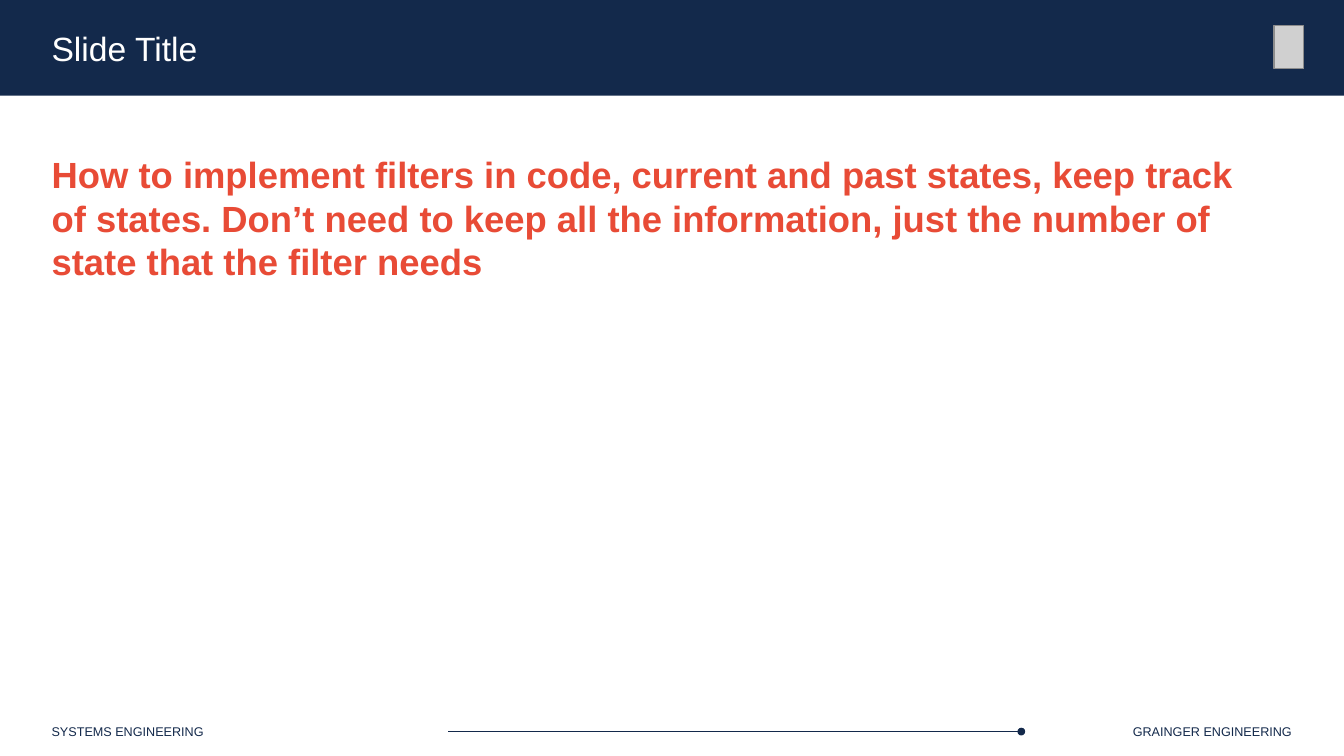
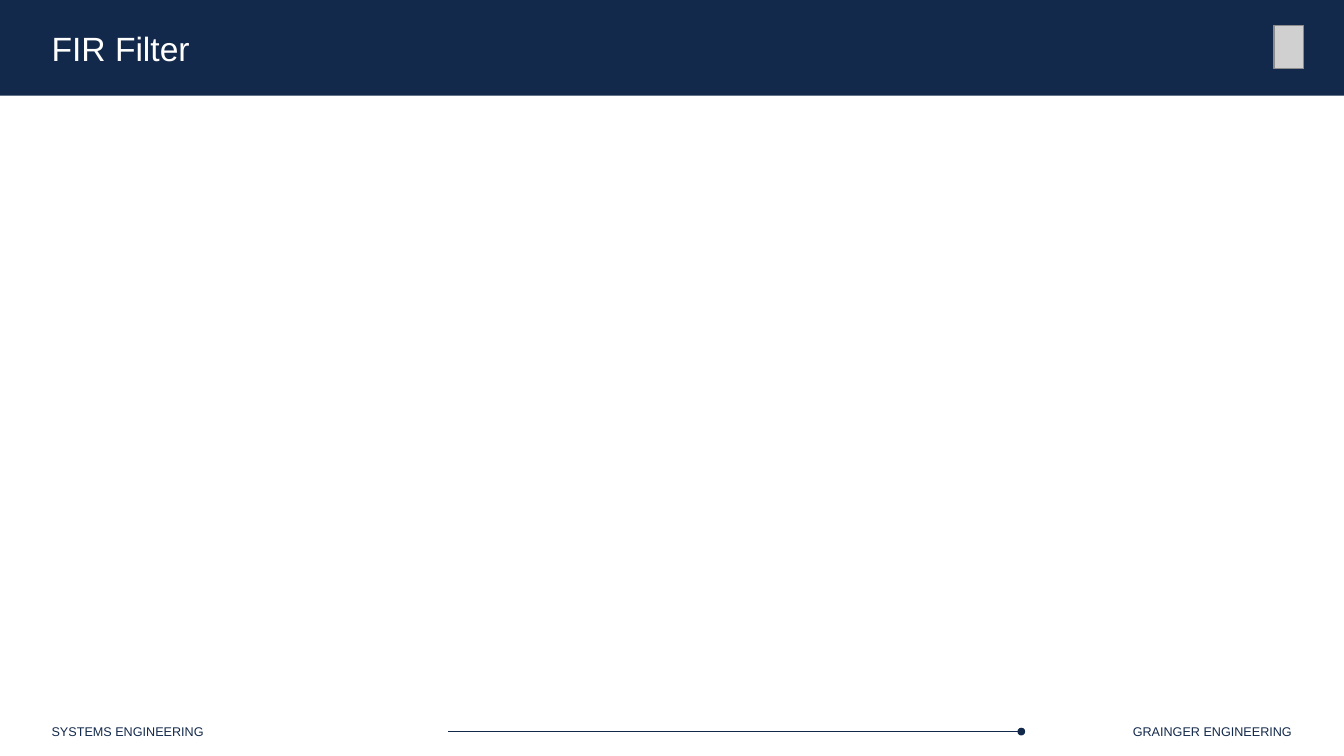
Before and after one commit to Marius-Juston/SE-423---Class-Material, a slide deck: slide 29 of Lectures/Slides/L8-9.pptx (slide 10 before the commit). Drawn at 1344x756 pixels with LibreOffice and Linux fonts; fonts in the diff are those of the drawing; grey boxes stand for pictures. Boxes give left, top, right and bottom in pixels: in the first picture for what was removed or moved away, otherwise in the second. Text is boxed around its words. In the diff, an @@ line names an element or a change of style, - is before the commit and + after.

```diff
--- a/Lectures/Slides/L8-9.pptx
+++ b/Lectures/Slides/L8-9.pptx
@@ text at <box>52,36,190,62</box>: text changed @@
-Slide Title
+FIR Filter
@@ text removed at <box>52,161,1232,276</box> @@
-How to implement filters in code, current and past states, keep track of states. Don’t need to keep all the information, just the number of state that the filter needs
```
Also in this commit, not shown: 4 other slides changed, 31 slides added, 8 slides removed.
